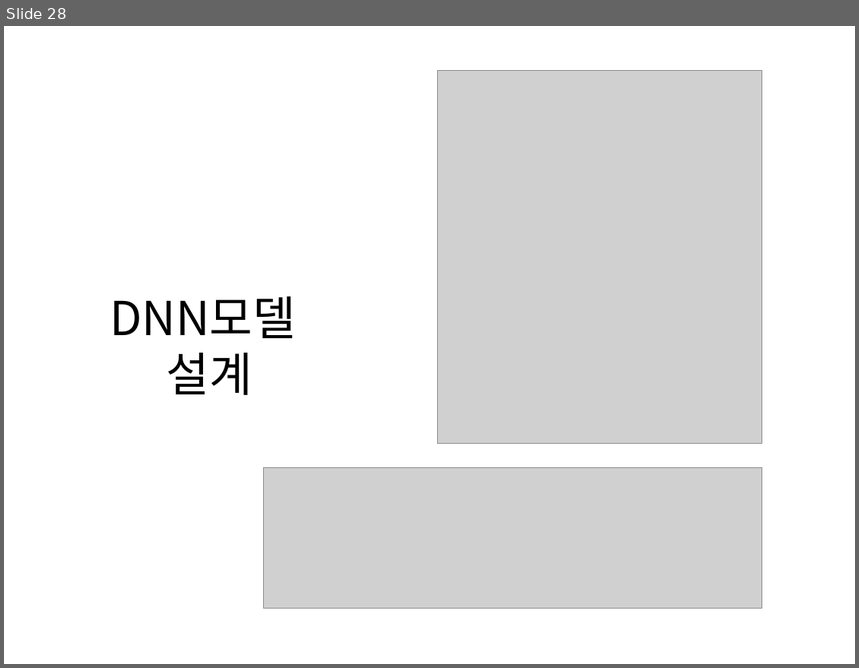
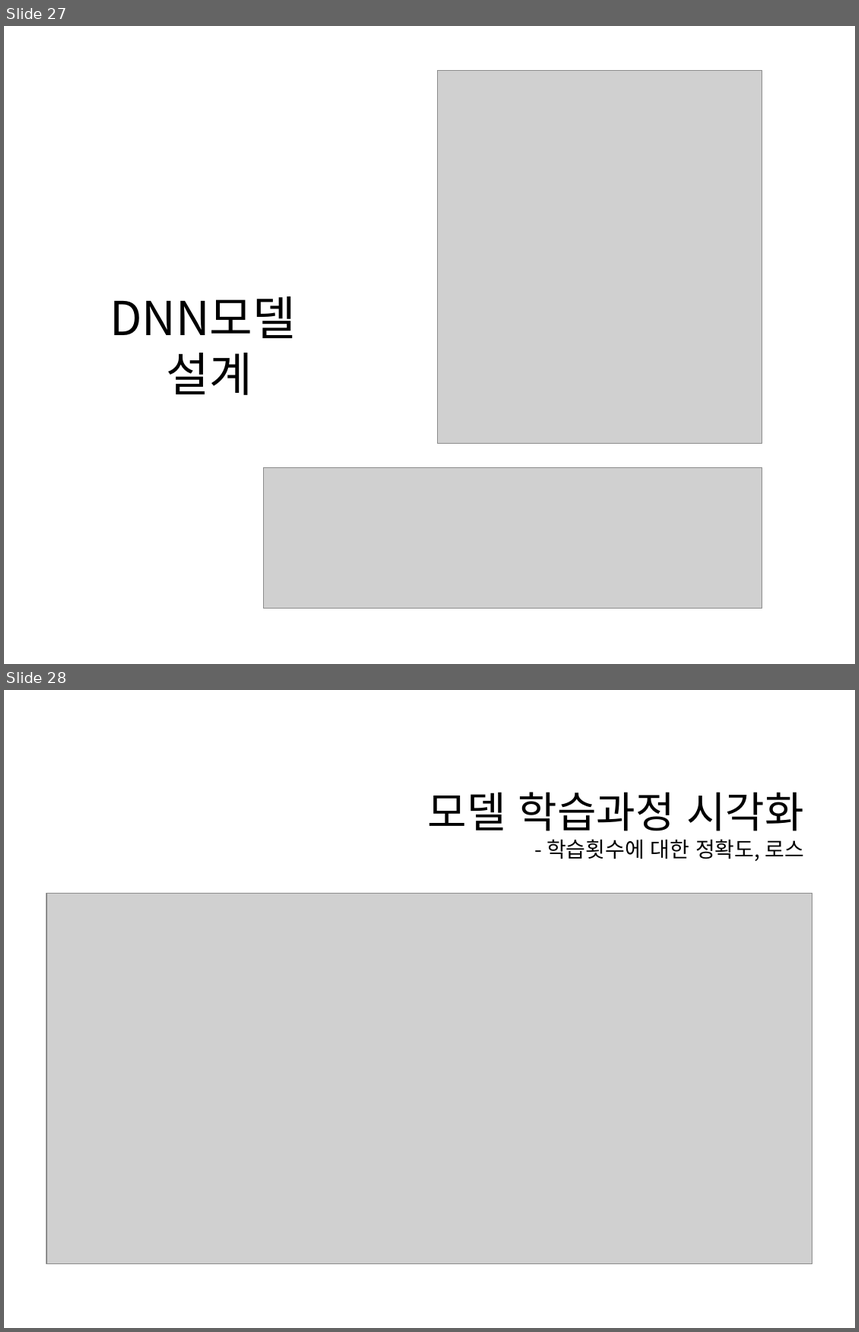
Before and after one commit to WasVelinn/1stPerSonalProjecT, a slide deck: 프레젠테이션1.pptx. Shown one above the other, each under a label of ours: slide 28 before the commit, slides 27 and 28 after it. The pictures are 859x668 and 859x1332 pixels, drawn with LibreOffice and Linux fonts; fonts in the diff are those of the drawing; grey boxes stand for pictures. Boxes give left, top, right and bottom in pixels: in the first picture for what was removed or moved away, otherwise in the second. Text is boxed around its words. In the diff, an @@ line names an element or a change of style, - is before the commit and + after.

```diff
--- a/프레젠테이션1.pptx
+++ b/프레젠테이션1.pptx
@@ slide 28 added at (4, 690, 855, 1328), background #FFFFFF @@
@@ text added at (428, 792, 804, 861), 18 pt, text #000000 @@
+모델 학습과정 시각화
+- 학습횟수에 대한 정확도, 로스
@@ picture added at (47, 894, 813, 1265) @@
@@ what was slide 28 is now slide 27 @@
```
Also in this commit, not shown: 11 slides changed, 3 other slides added, 3 slides removed, 8 other files.
